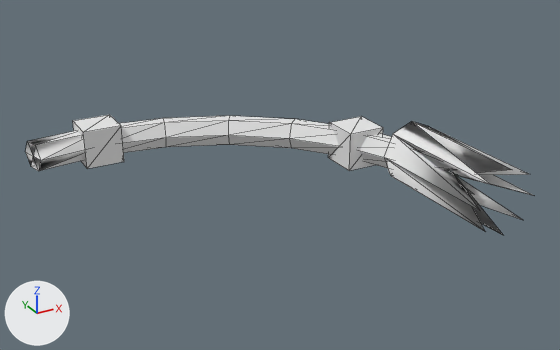
The OBJ model assets/meshes/hull_sarn_battlecruiser_frag_0.obj, before and after one commit.
The view is the same before and after, from a camera (50 mm lens) standing at (-0.683, -0.307, 1.275) and looking at (0.44, 1.735, 0.254). Arrows for +X, +Y and +Z are at lower left; the lights stay in place. The older version comes first. Mesh edges are drawn as thin lines. Where no turn or scale is listed for an object, it has been applied to the vertices.

The older version as bpy lines, for what is in view:
```python
me_hull_sarn_battlecruiser_frag_0 = bpy.data.meshes.new('hull_sarn_battlecruiser_frag_0')
me_hull_sarn_battlecruiser_frag_0.from_pydata(...)  # 102 vertices, 184 faces; spans x -0.251..1.026, y 1.195..2.35, z 0.16..0.378
# faces by material slot: [142, 42]
me_hull_sarn_battlecruiser_frag_0.materials.append(mat_skin)  # white #e7e7e7
me_hull_sarn_battlecruiser_frag_0.materials.append(mat_interior)  # white #e7e7e7
# before: 42 (-0.251, 2.303, 0.269) at pixel (25, 151), 43 (-0.244, 2.277, 0.316) at pixel (27, 141), 44 (-0.23, 2.225, 0.316) at pixel (35, 145), 45 (-0.223, 2.198, 0.269) at pixel (40, 160), 47 (-0.244, 2.277, 0.222) at pixel (30, 166)
# before: 100 (-0.237, 2.251, 0.269) at pixel (33, 156)
ob_hull_sarn_battlecruiser_frag_0 = bpy.data.objects.new('hull_sarn_battlecruiser_frag_0', me_hull_sarn_battlecruiser_frag_0)
ob_hull_sarn_battlecruiser_frag_0.location = (0.0, 0.0, 0.0)
```
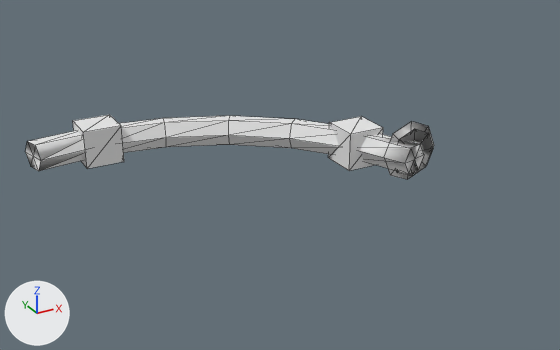
The newer file is also rescaled (x1.021), turned or shifted as a whole; pictures and numbers use the older file's frame.

Changed parts and their boxes (x1, y1, x2, y2) in the pictures (560 x 350 px; the box of a moved part takes in the faces that stretch with it):
'hull_sarn_battlecruiser_frag_0', reshaped (19% narrower, 46% shorter)
    before: (26, 115, 532, 235)
    after: (26, 115, 434, 179)
part 1 of me_hull_sarn_battlecruiser_frag_0, cut back
    before: (388, 121, 532, 235)
    after: (405, 144, 424, 174)
part 2 of me_hull_sarn_battlecruiser_frag_0, moved or reshaped
    both: (26, 141, 40, 165)

Diff of the bpy script that builds the scene:
```diff
--- a/assets/meshes/hull_sarn_battlecruiser_frag_0.obj.py
+++ b/assets/meshes/hull_sarn_battlecruiser_frag_0.obj.py
@@ me_hull_sarn_battlecruiser_frag_0 @@
 # used by ob_hull_sarn_battlecruiser_frag_0; location = (0.0, 0.0, 0.0)
 # verts and faces of me_hull_sarn_battlecruiser_frag_0; kept vertices keep their numbers, new ones are numbered from 102
-me_hull_sarn_battlecruiser_frag_0.from_pydata(...)  # 102 vertices, 184 faces; spans x -0.251..1.026, y 1.195..2.35, z 0.16..0.378
+me_hull_sarn_battlecruiser_frag_0.from_pydata(...)  # 87 vertices, 148 faces; spans x -0.251..1.026, y 1.588..2.35, z 0.16..0.378
+# me_hull_sarn_battlecruiser_frag_0 part 1
+# 16 vertices are removed from x 0.808..1.026, y 1.195..1.484, z 0.16..0.378
+# 47 faces are deleted
+# 1 vertex is added at (0.886, 1.602, 0.269)
+# 11 new faces join them, mat_interior (white #e7e7e7)
+# me_hull_sarn_battlecruiser_frag_0 part 2
+delete_faces([(44, 100, 45), (42, 47, 100), (42, 100, 43)])
+faces += [(42, 100, 47), (42, 43, 100), (44, 45, 100)]  # mat_interior (white #e7e7e7)
 me_hull_sarn_battlecruiser_frag_0.materials.append(mat_skin)
```
